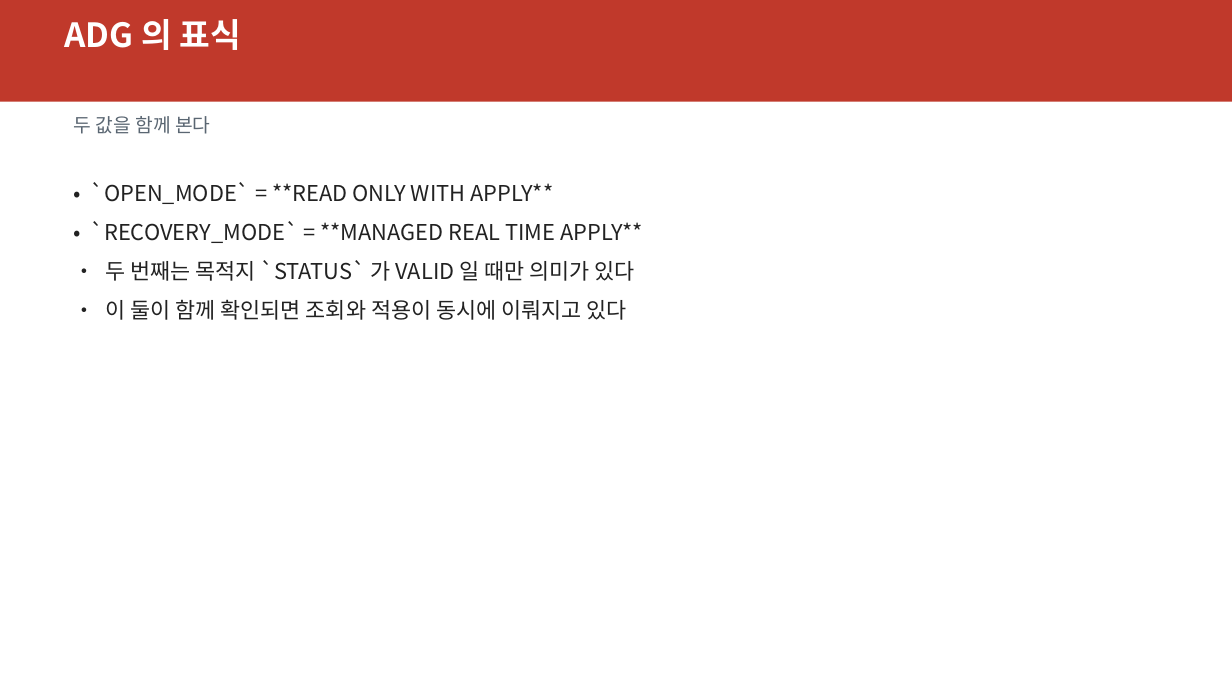
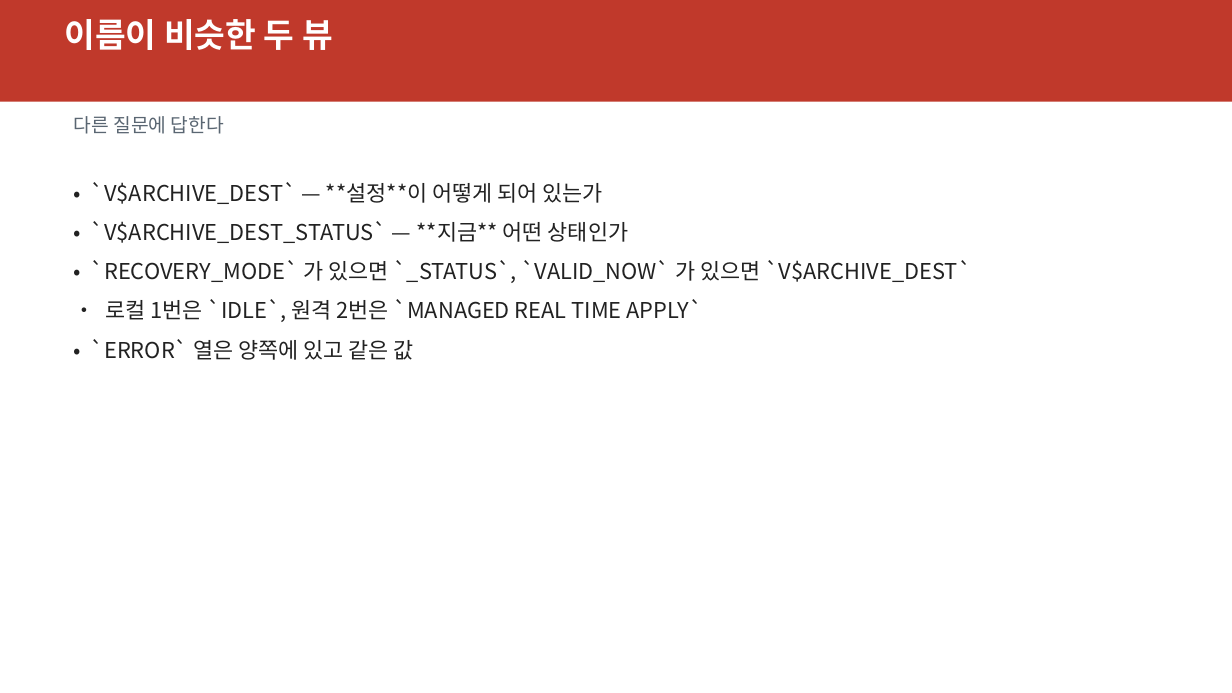
Before and after one commit to elpisk/OracleManual, a slide deck: slide 11 of ADG/15장/15장_V뷰기반모니터링과문제해결.pptx (slide 5 before the commit). Drawn at 1232x693 pixels with LibreOffice and Linux fonts; fonts in the diff are those of the drawing. Boxes give left, top, right and bottom in pixels: in the first picture for what was removed or moved away, otherwise in the second. Text is boxed around its words. In the diff, an @@ line names an element or a change of style, - is before the commit and + after.

```diff
--- a/ADG/15장/15장_V뷰기반모니터링과문제해결.pptx
+++ b/ADG/15장/15장_V뷰기반모니터링과문제해결.pptx
@@ text at (x1=64, y1=19, x2=333, y2=50): text changed @@
-ADG 의 표식
+이름이 비슷한 두 뷰
@@ text at (x1=74, y1=116, x2=224, y2=134): text changed @@
-두 값을 함께 본다
+다른 질문에 답한다
@@ text at (x1=91, y1=182, x2=972, y2=360): text changed @@
-• `OPEN_MODE` = **READ ONLY WITH APPLY**
-• `RECOVERY_MODE` = **MANAGED REAL TIME APPLY**
-• 두 번째는 목적지 `STATUS` 가 VALID 일 때만 의미가 있다
-• 이 둘이 함께 확인되면 조회와 적용이 동시에 이뤄지고 있다
+• `V$ARCHIVE_DEST` — **설정**이 어떻게 되어 있는가
+• `V$ARCHIVE_DEST_STATUS` — **지금** 어떤 상태인가
+• `RECOVERY_MODE` 가 있으면 `_STATUS`, `VALID_NOW` 가 있으면 `V$ARCHIVE_DEST`
+• 로컬 1번은 `IDLE`, 원격 2번은 `MANAGED REAL TIME APPLY`
+• `ERROR` 열은 양쪽에 있고 같은 값
```
Also in this commit, not shown: 9 other slides changed, 43 slides added, 28 slides removed, 5 other files.
